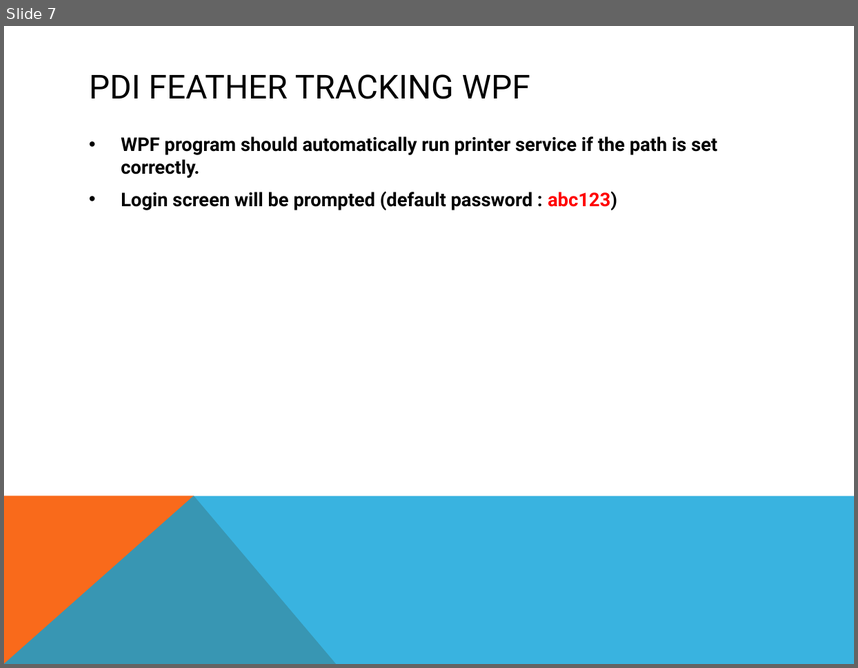
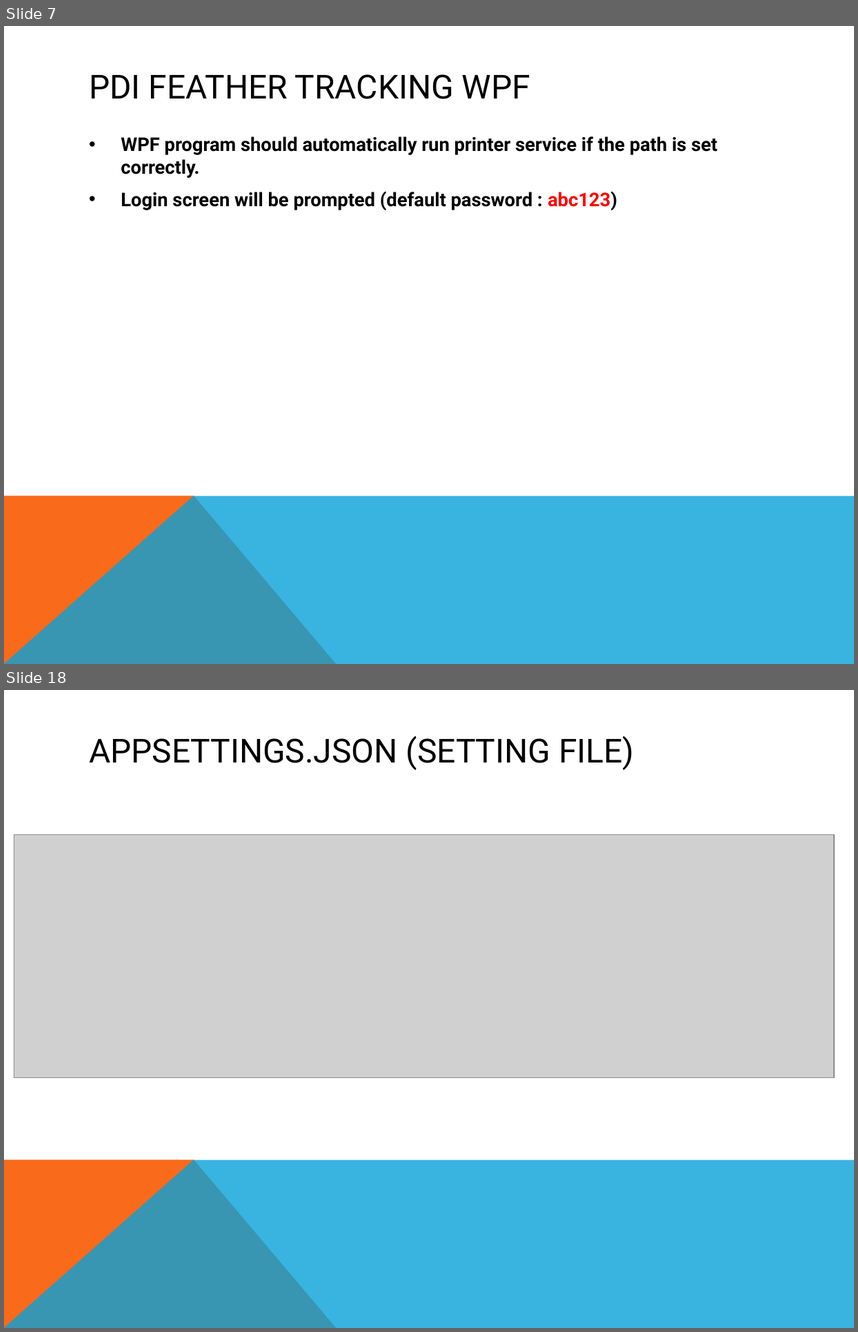
Before and after one commit to chiewx96/PDI_Project, a slide deck: PDI_Feather_Tracking_WPF/PDI_Feather_Tracking_WPF/PDI Feather tracking.pptx. Shown one above the other, each under a label of ours: slide 7 before the commit, slides 7 and 18 after it; the slides between them are not shown. The pictures are 858x668 and 858x1332 pixels, drawn with LibreOffice and Linux fonts; fonts in the diff are those of the drawing; grey boxes stand for pictures. Boxes give left, top, right and bottom in pixels: in the first picture for what was removed or moved away, otherwise in the second. Text is boxed around its words. In the diff, an @@ line names an element or a change of style, - is before the commit and + after.

```diff
--- a/PDI_Feather_Tracking_WPF/PDI_Feather_Tracking_WPF/PDI Feather tracking.pptx
+++ b/PDI_Feather_Tracking_WPF/PDI_Feather_Tracking_WPF/PDI Feather tracking.pptx
@@ slide 18 added at [4, 690, 854, 1328], background #FFFFFF; not listed: 2 template elements that a slide beside it also shows @@
@@ title added at [89, 736, 634, 770], 28 pt, text #000000 @@
+APPSETTINGS.JSON (SETTING FILE)
@@ picture added at [14, 834, 835, 1078] @@
```
Also in this commit, not shown: 6 slides changed, 7 other slides added, 18 other files.
